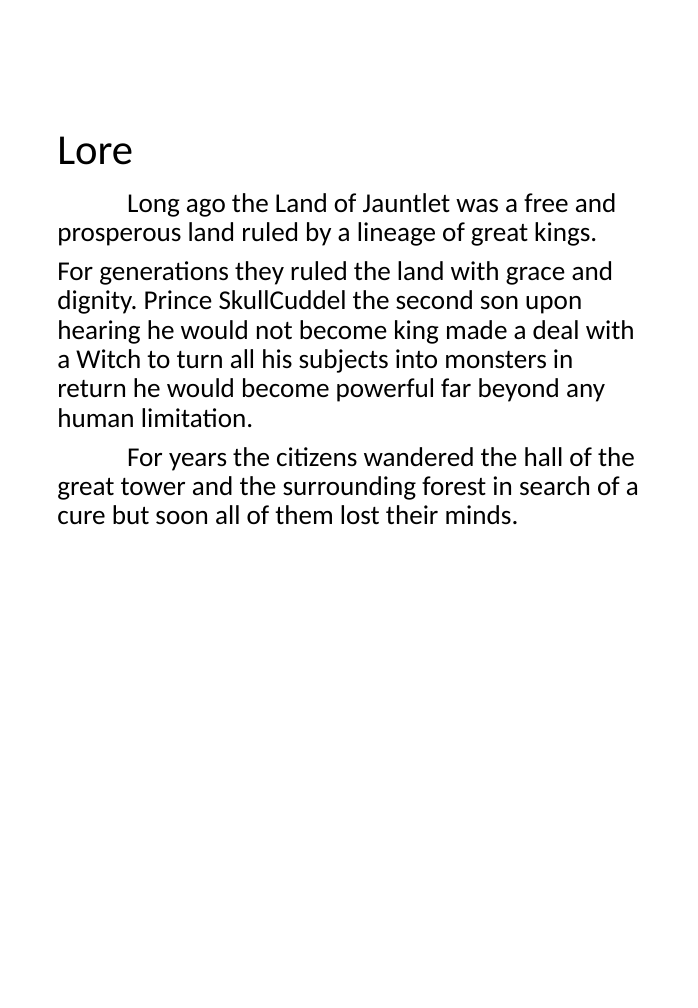
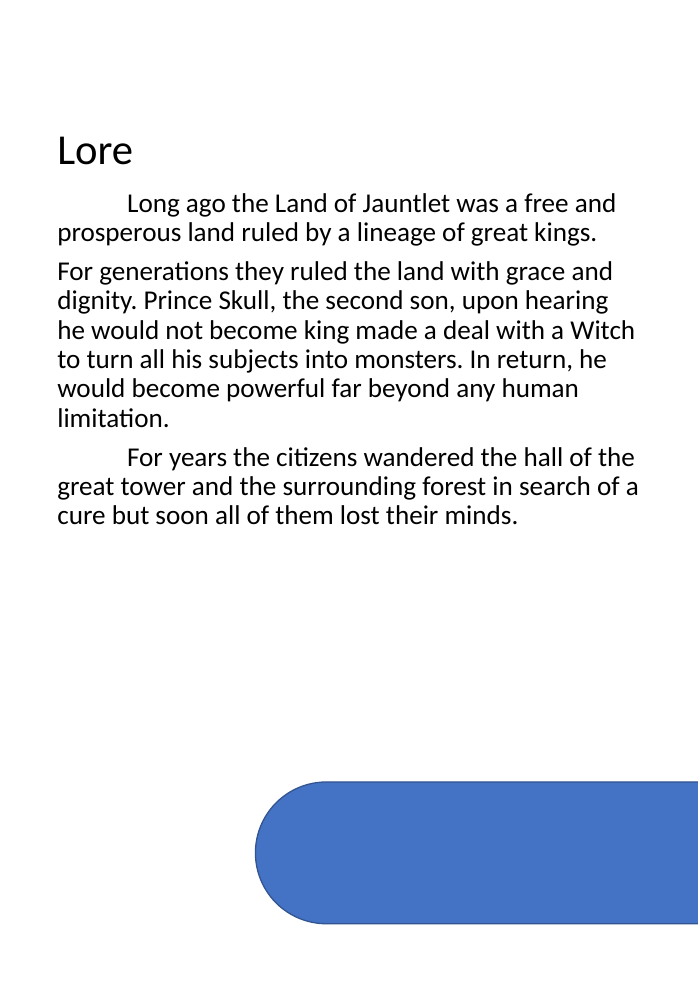
Before and after one commit to ponyfan88/Craigs-Adventure, a slide deck: slide 3 of Manual assets/maNUAL.pptx. Drawn at 698x1008 pixels with LibreOffice and Linux fonts; fonts in the diff are those of the drawing. Boxes give left, top, right and bottom in pixels: in the first picture for what was removed or moved away, otherwise in the second. Text is boxed around its words. In the diff, an @@ line names an element or a change of style, - is before the commit and + after.

```diff
--- a/Manual assets/maNUAL.pptx
+++ b/Manual assets/maNUAL.pptx
@@ text at [57,261,635,428]: text changed @@
-For generations they ruled the land with grace and dignity. Prince SkullCuddel the second son upon hearing he would not become king made a deal with a Witch to turn all his subjects into monsters in return he would become powerful far beyond any human limitation.
+For generations they ruled the land with grace and dignity. Prince Skull, the second son, upon hearing he would not become king made a deal with a Witch to turn all his subjects into monsters. In return, he would become powerful far beyond any human limitation.
@@ rounded rectangle added at [255,782,698,923], fill #4472C4, outline #325491 1 pt @@
```
Also in this commit, not shown: 4 other slides changed, 1 other file.
